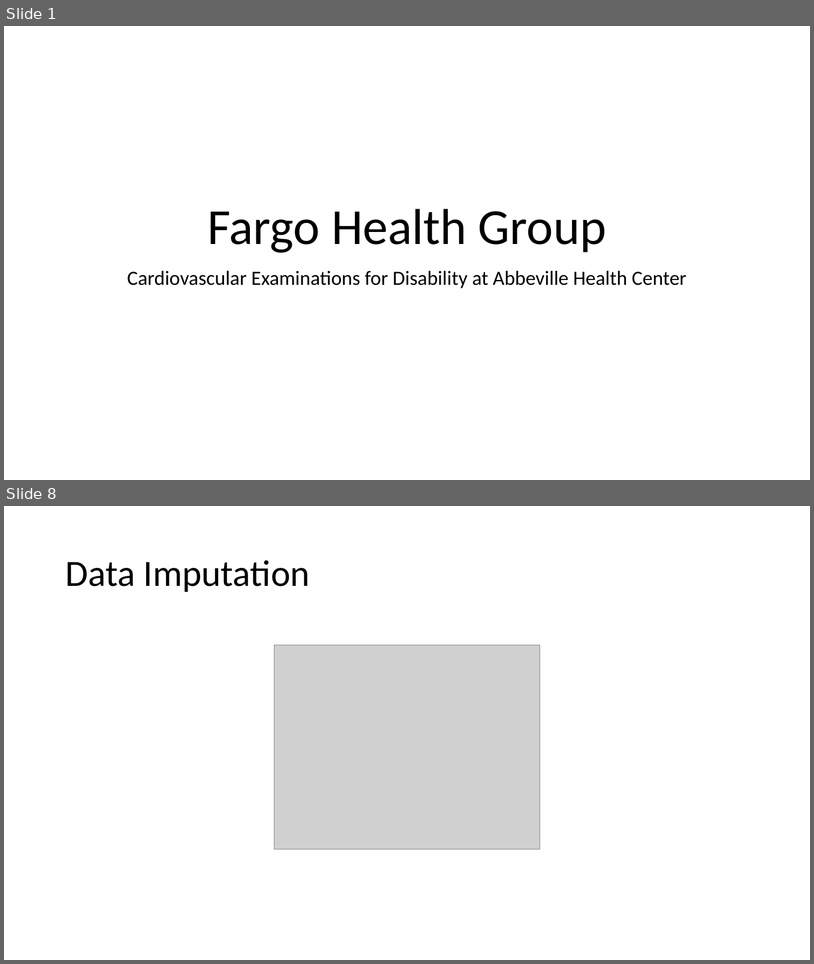
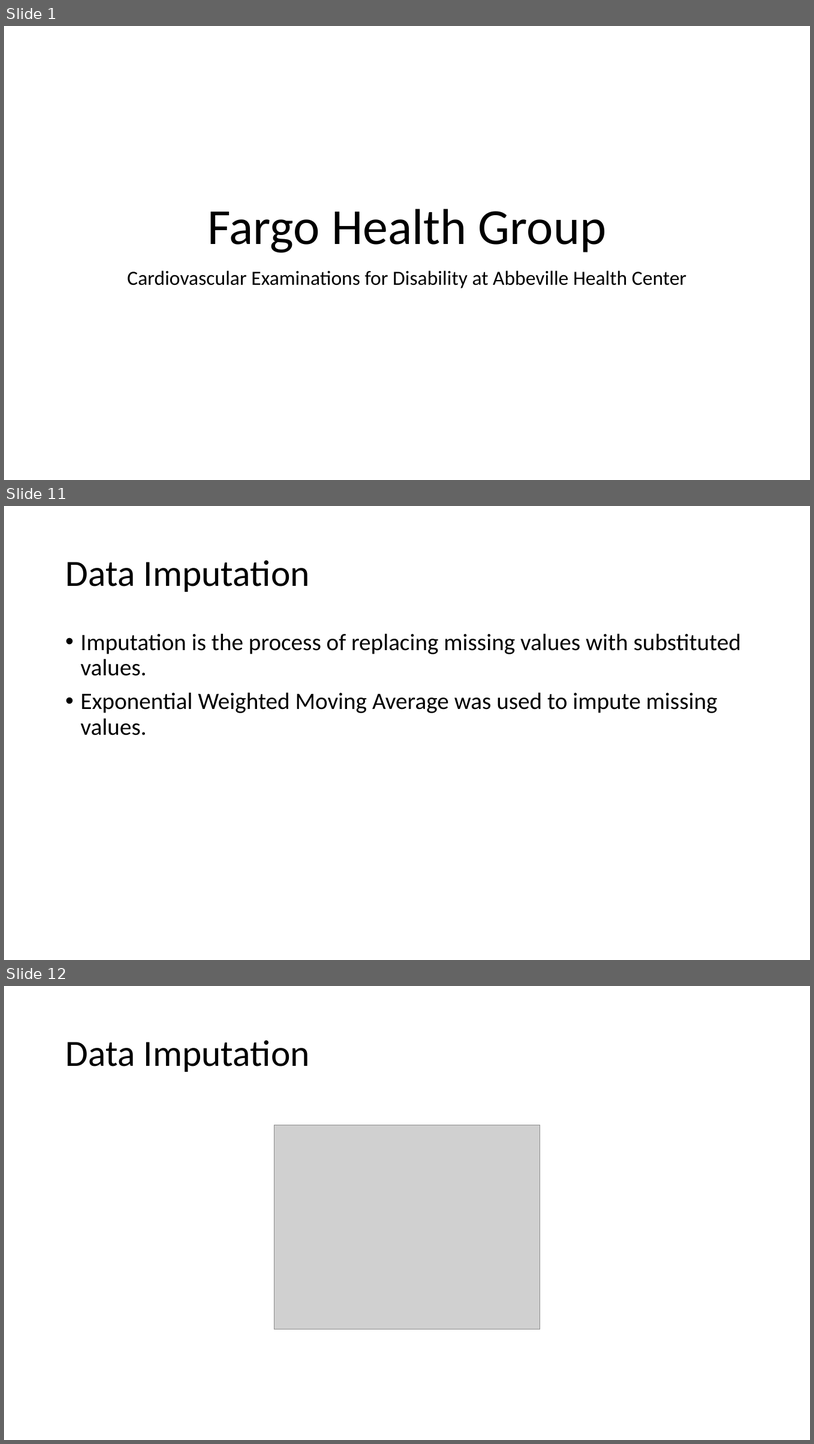
Before and after one commit to mattheweallen/ds700, a slide deck: final/DS700FinalPresentation.pptx. Shown one above the other, each under a label of ours: slides 1 and 8 before the commit, slides 1, 11 and 12 after it; the slides between them are not shown. The pictures are 814x964 and 814x1444 pixels, drawn with LibreOffice and Linux fonts; fonts in the diff are those of the drawing; grey boxes stand for pictures. Boxes give left, top, right and bottom in pixels: in the first picture for what was removed or moved away, otherwise in the second. Text is boxed around its words. In the diff, an @@ line names an element or a change of style, - is before the commit and + after.

```diff
--- a/final/DS700FinalPresentation.pptx
+++ b/final/DS700FinalPresentation.pptx
@@ slide 11 added at [4,506,810,960], background #FFFFFF @@
@@ title added at [65,560,310,592], 44 pt, text #000000 @@
+Data Imputation
@@ text added at [81,633,741,735], 28 pt, text #000000 @@
+• Imputation is the process of replacing missing values with substituted values.
+• Exponential Weighted Moving Average was used to impute missing values.
@@ what was slide 8 is now slide 12 @@
```
Also in this commit, not shown: 8 slides changed, 7 other slides added, 3 slides removed.
